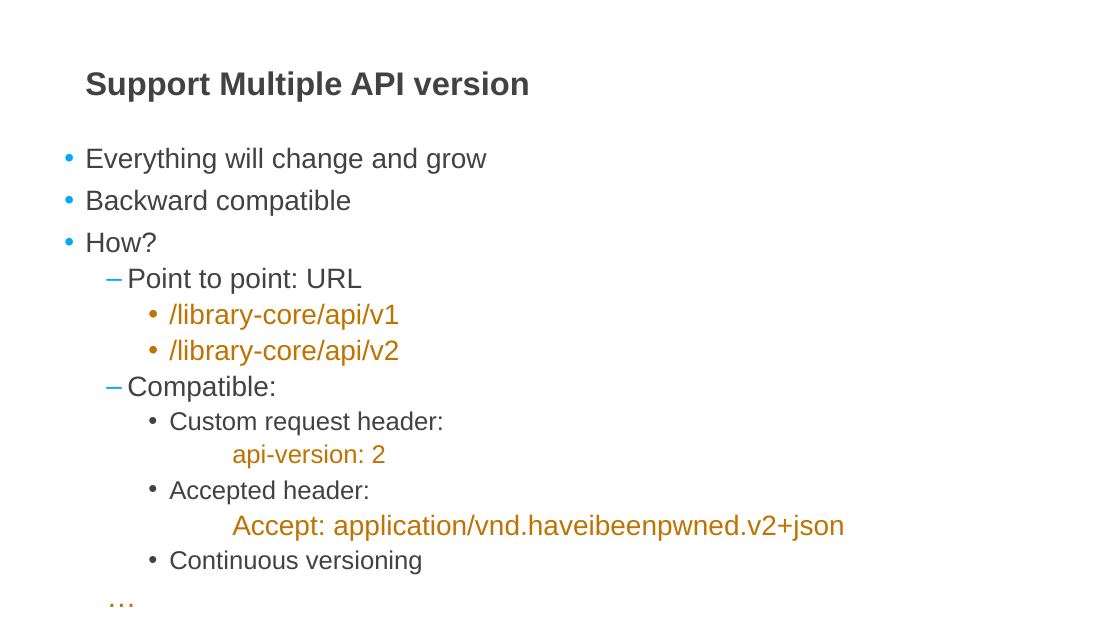
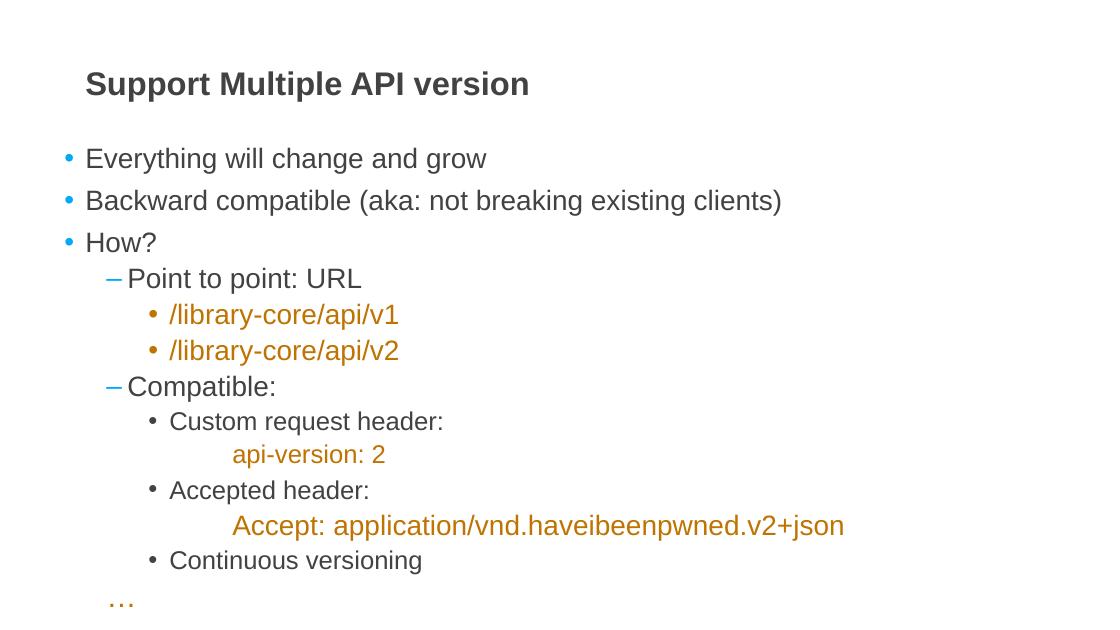
Before and after one commit to DevDay2019-AxonActive/DevDay2019---Advanced-Java, a slide deck: slide 6 of presentations/java_multiapi_gql.pptx. Drawn at 1120x630 pixels with LibreOffice and Linux fonts; fonts in the diff are those of the drawing; background and template pictures are left out. Boxes give left, top, right and bottom in pixels: in the first picture for what was removed or moved away, otherwise in the second. Text is boxed around its words. In the diff, an @@ line names an element or a change of style, - is before the commit and + after.

```diff
--- a/presentations/java_multiapi_gql.pptx
+++ b/presentations/java_multiapi_gql.pptx
@@ text at [85, 189, 783, 215]: text changed @@
-• Backward compatible
+• Backward compatible (aka: not breaking existing clients)
```
Also in this commit, not shown: 1 other slide changed, 3 slides added, 3 slides removed.
